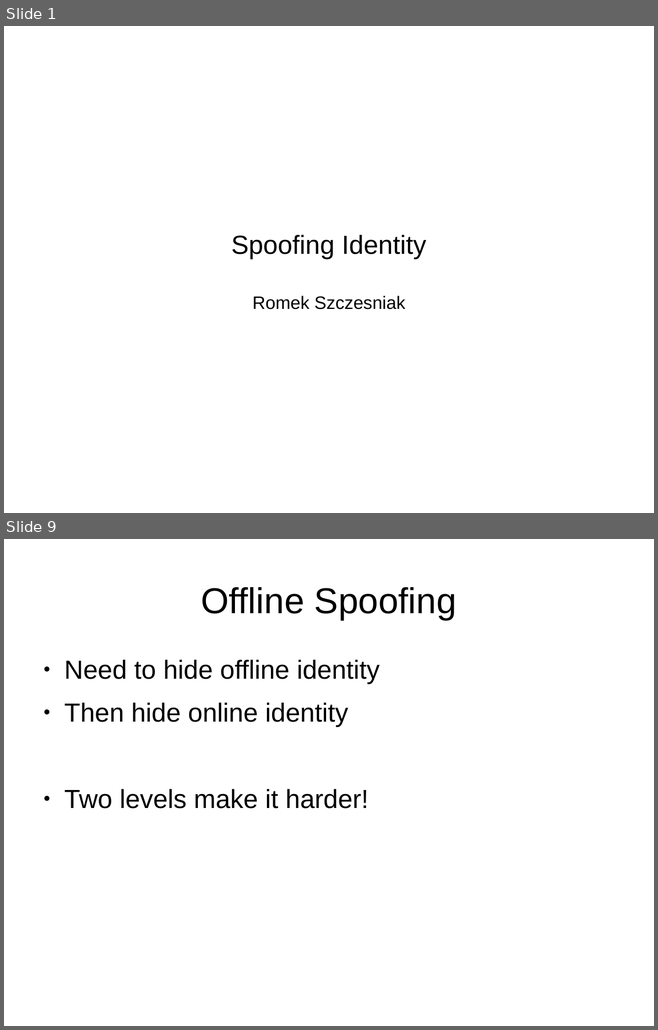
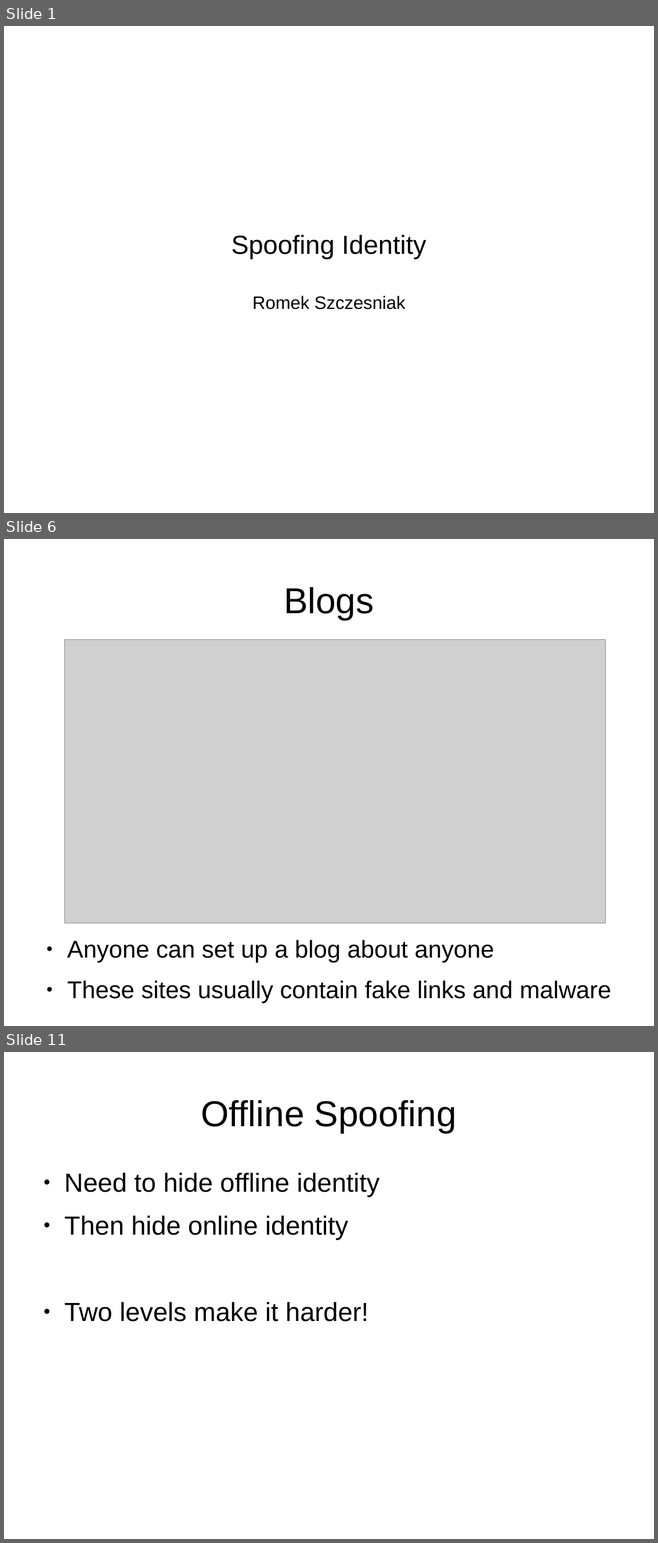
Before and after one commit to inidsol/LightningTalks, a slide deck: spoofing_identity.odp. Shown one above the other, each under a label of ours: slides 1 and 9 before the commit, slides 1, 6 and 11 after it; the slides between them are not shown. The pictures are 658x1030 and 658x1543 pixels, drawn with LibreOffice and Linux fonts; fonts in the diff are those of the drawing; grey boxes stand for pictures. Boxes give left, top, right and bottom in pixels: in the first picture for what was removed or moved away, otherwise in the second. Text is boxed around its words. In the diff, an @@ line names an element or a change of style, - is before the commit and + after.

```diff
--- a/spoofing_identity.odp
+++ b/spoofing_identity.odp
@@ slide 6 added at <box>4,539,654,1026</box>, background #FFFFFF @@
@@ title added at <box>284,587,373,620</box>, 44 pt, text #000000 @@
+Blogs
@@ picture added at <box>65,640,605,924</box> @@
@@ text added at <box>67,940,611,1004</box>, 29.6 pt, text #000000 @@
+● Anyone can set up a blog about anyone
+● These sites usually contain fake links and malware
@@ what was slide 9 is now slide 11 @@
```
Also in this commit, not shown: 5 slides changed, 3 other slides added, 2 slides removed, 2 other files.
